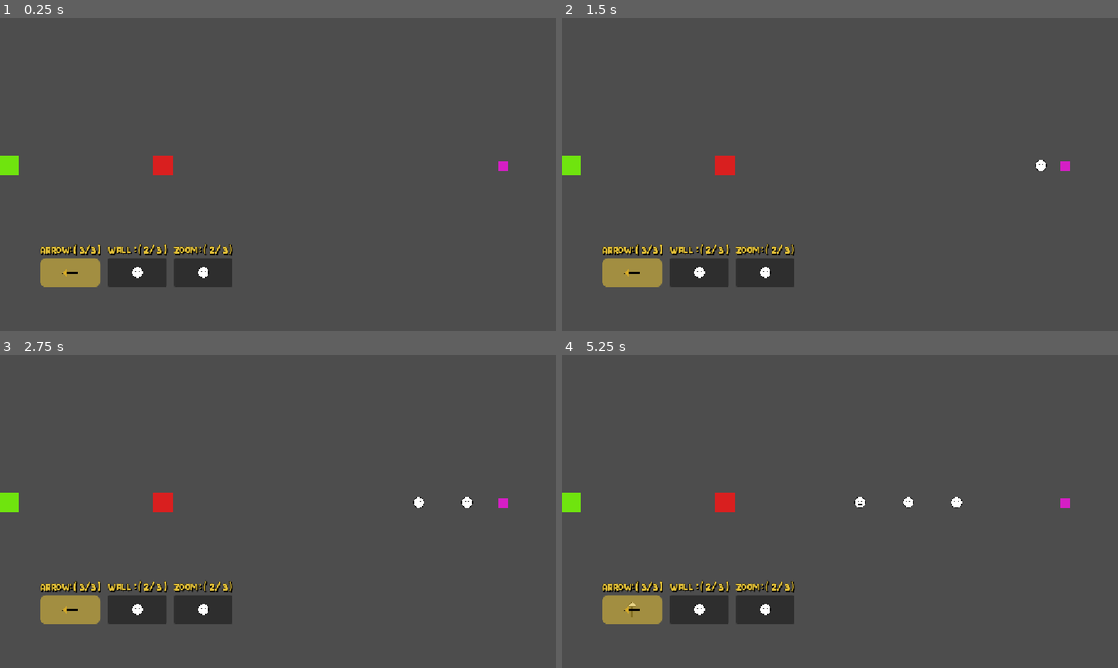
Above: before the commit, frames 1-4 (two rows, left to right).
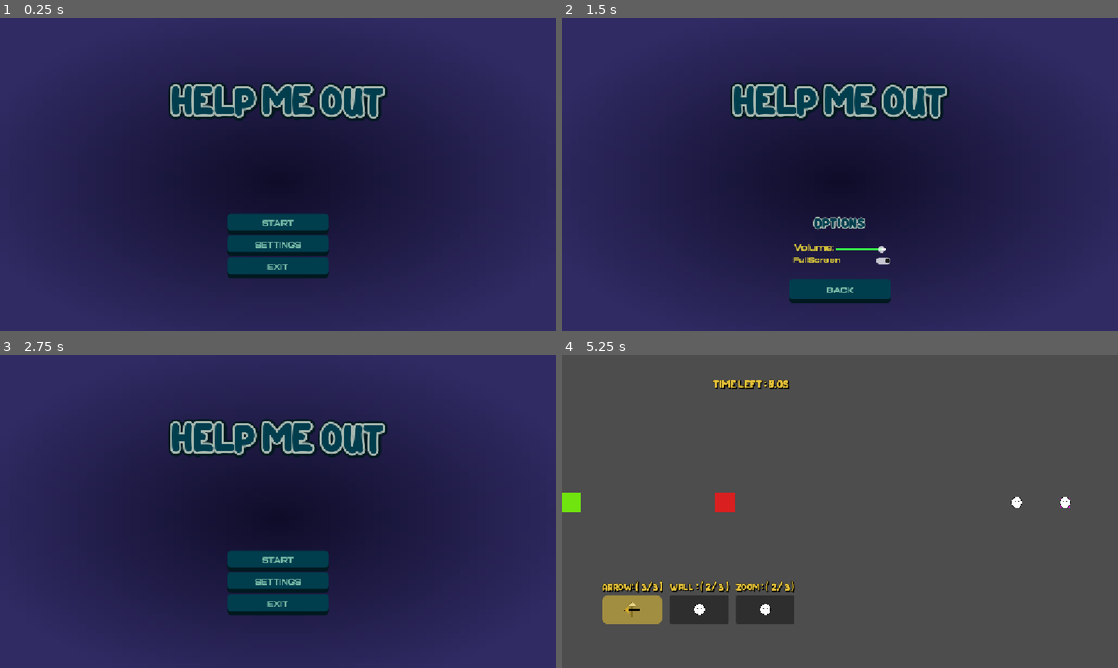
Above: after the commit, the same moments.

Repository: FAI8h/lil_guys_JAM1
Game: Godot game, scene res://scenes/game/main_menu.tscn
Two runs of this game, one before a commit and one after it. Both use one fixed random seed, a clock stepped at 60 frames per second and the inputs below. Before the commit the project starts from res://scenes/game/game_world.tscn.
Inputs (mouse positions are in pixels of both pictures, inside the frame that each line leads up to):
- Up to frame 1 (0.25 s): no input
- Up to frame 2 (1.5 s): click (840, 246) at 0.5 s, where only the run after the commit has a clickable "SETTINGS"; click (840, 262) at 1.25 s, where only the run after the commit has a clickable "FullScreen"
- Up to frame 3 (2.75 s): click (278, 630) at 2 s, where only the run after the commit has a clickable "BACK"
- Up to frame 4 (5.25 s): click (840, 561) at 2.75 s, where only the run after the commit has a clickable "START"; move the mouse to (634, 608) at 3.52 s; hold E (rotate_right) 3.53-4.28 s; click (634, 608) at 3.67 s; move the mouse to (634, 608) at 4.27 s; hold Q (rotate_left) 4.28-5.03 s; click (634, 608) at 4.42 s; hold E (rotate_right) from 5.03 s (still down); click (634, 608) at 5.17 s

The runs differ from the first frame. In frame 1, 100% of the frame differs, in the area x 0-100%, y 0-100%; in frame 2, 100%; in frame 3, 100%; in frame 4, 0.6%.

Commit message:
feat: Add new level (lvl_4) and enhance game mechanics
- Introduced lvl_4.tres and corresponding scene (lvl_4.tscn) with new resources and scripts.
- Updated level configurations for lvl_1, lvl_2, and lvl_3 to include boost chance and multipliers.
- Added audio manager scene and integrated background music.
- Implemented pause menu functionality and transition effects.
- Enhanced HUD to display remaining time and updated game manager to handle level timing.
- Refactored event bus to include new signals for level time updates and pause state changes.
- Updated arrow behavior to utilize dynamic boost values based on level configurations.

Diff:
--- a/assets/resources/lvl_1.tres
+++ b/assets/resources/lvl_1.tres
@@ -12,5 +12,6 @@
 
 [resource]
 script = ExtResource("3_rs680")
+boost_chance = 0.7
 placeablea_allowance = Array[ExtResource("1_xhqb4")]([SubResource("Resource_evuc2")])
 metadata/_custom_type_script = "uid://4107dwnxwxmq"
--- a/assets/resources/lvl_2.tres
+++ b/assets/resources/lvl_2.tres
@@ -14,4 +14,7 @@
 script = ExtResource("1_ui08l")
 max_unit_spawn = 5
 placeablea_allowance = Array[ExtResource("1_s6n61")]([SubResource("Resource_qsy4q")])
+time_limit = 20.0
+boost_multiplier = 3.0
+boost_chance = 0.5
 metadata/_custom_type_script = "uid://4107dwnxwxmq"
--- a/assets/resources/lvl_3.tres
+++ b/assets/resources/lvl_3.tres
@@ -15,4 +15,7 @@
 max_unit_spawn = 7
 spawn_interval = 0.7
 placeablea_allowance = Array[ExtResource("1_04728")]([SubResource("Resource_f7v06")])
+time_limit = 20.0
+boost_multiplier = 3.0
+boost_chance = 0.7
 metadata/_custom_type_script = "uid://4107dwnxwxmq"
--- /dev/null
+++ b/assets/resources/lvl_4.tres
@@ -0,0 +1,21 @@
+[gd_resource type="Resource" script_class="LevelDate" format=3 uid="uid://bx0vn8b1s6s17"]
+
+[ext_resource type="Script" uid="uid://8726qtjg672o" path="res://scripts/game/placeable_allowance.gd" id="1_ay7fa"]
+[ext_resource type="Resource" uid="uid://csjhflqtqinfb" path="res://assets/resources/arrow.tres" id="2_jvaj5"]
+[ext_resource type="Script" uid="uid://4107dwnxwxmq" path="res://scripts/game/level_data.gd" id="3_oghre"]
+
+[sub_resource type="Resource" id="Resource_ig2ip"]
+script = ExtResource("1_ay7fa")
+item = ExtResource("2_jvaj5")
+max_arrow = 3
+metadata/_custom_type_script = "uid://8726qtjg672o"
+
+[resource]
+script = ExtResource("3_oghre")
+max_unit_spawn = 5
+spawn_interval = 0.5
+time_limit = 20.0
+boost_multiplier = 3.0
+boost_chance = 0.5
+placeablea_allowance = Array[ExtResource("1_ay7fa")]([SubResource("Resource_ig2ip")])
+metadata/_custom_type_script = "uid://4107dwnxwxmq"
--- /dev/null
+++ b/default_bus_layout.tres
@@ -0,0 +1,15 @@
+[gd_resource type="AudioBusLayout" format=3 uid="uid://dmm6f6ujd6op"]
+
+[resource]
+bus/1/name = &"Music"
+bus/1/solo = false
+bus/1/mute = false
+bus/1/bypass_fx = false
+bus/1/volume_db = 0.0
+bus/1/send = &"Master"
+bus/2/name = &"Sfx"
+bus/2/solo = false
+bus/2/mute = false
+bus/2/bypass_fx = false
+bus/2/volume_db = 0.0
+bus/2/send = &"Master"
--- a/project.godot
+++ b/project.godot
@@ -11,13 +11,18 @@
 [application]
 
 config/name="lil_guys_1"
-run/main_scene="uid://d065e3x3qk6i"
+run/main_scene="uid://d2f3w0dptvn27"
 config/features=PackedStringArray("4.7", "GL Compatibility")
+
+[audio]
+
+buses/default_bus_layout="uid://dmm6f6ujd6op"
 
 [autoload]
 
 EventBus="*uid://cnnui5ap3tc8j"
 PlacementManager="*uid://bodnmle7qsljh"
+Transition="*uid://33tl2bcde26s"
 
 [display]
 
@@ -50,6 +55,11 @@
 "events": [Object(InputEventMouseButton,"resource_local_to_scene":false,"resource_name":"","device":-1,"window_id":0,"a …(258 unchanged characters)…
 ]
 }
+pause={
+"deadzone": 0.2,
+"events": [Object(InputEventKey,"resource_local_to_scene":false,"resource_name":"","device":-1,"window_id":0,"alt_pressed":false,"shift_pressed":false,"ctrl_pressed":false,"meta_pressed":false,"pressed":false,"keycode":0,"physical_keycode":80,"key_label":0,"unicode":112,"location":0,"echo":false,"script":null)
+]
+}
 
 [layer_names]
 
--- /dev/null
+++ b/scenes/game/audio_manager.tscn
@@ -0,0 +1,12 @@
+[gd_scene format=3 uid="uid://ddjcnbcm7jbta"]
+
+[ext_resource type="AudioStream" uid="uid://c2g7gaipx31at" path="res://assets/sounds/freesound_community-gamemusic-6082.mp3" id="1_g8j6g"]
+
+[node name="AudioManager" type="Node" unique_id=1462012020]
+
+[node name="MusicPlayer" type="AudioStreamPlayer2D" parent="." unique_id=1755181077]
+stream = ExtResource("1_g8j6g")
+autoplay = true
+bus = &"Music"
+playback_type = 1
+parameters/looping = true
--- a/scenes/game/game_over.tscn
+++ b/scenes/game/game_over.tscn
@@ -52,8 +52,9 @@
 alignment = 1
 
 [node name="Restart" type="Button" parent="Panel/VBoxContainer" unique_id=1848297558]
+process_mode = 3
 layout_mode = 2
-text = "RESTART"
+text = "RETRY"
 
 [node name="MainMenu" type="Button" parent="Panel/VBoxContainer" unique_id=1726226571]
 layout_mode = 2
--- a/scenes/game/game_world.tscn
+++ b/scenes/game/game_world.tscn
@@ -1,23 +1,30 @@
 [gd_scene format=3 uid="uid://d065e3x3qk6i"]
 
 [ext_resource type="PackedScene" uid="uid://vg4qolkmmmek" path="res://scenes/game/levels.tscn" id="1_x1dlf"]
+[ext_resource type="PackedScene" uid="uid://ddjcnbcm7jbta" path="res://scenes/game/audio_manager.tscn" id="1_yeg30"]
 [ext_resource type="Script" uid="uid://b2p7nep1ctk7h" path="res://scripts/game/spawn_manager.gd" id="2_1dopo"]
 [ext_resource type="Script" uid="uid://b6m87ns88bvs6" path="res://scripts/game/scene_manager.gd" id="3_1dopo"]
 [ext_resource type="Script" uid="uid://cx1shkhh350yk" path="res://scripts/game/game_manager.gd" id="3_60nf8"]
 [ext_resource type="PackedScene" uid="uid://b1p8w6nxuv26t" path="res://scenes/game/hud.tscn" id="4_5livc"]
-[ext_resource type="Script" uid="uid://dauggmwkywvv1" path="res://scripts/UI/ui.gd" id="5_60nf8"]
+[ext_resource type="PackedScene" uid="uid://bl6x6fs80hevx" path="res://scenes/game/pause_menu.tscn" id="7_yeg30"]
 
 [node name="GameWorld" type="Node2D" unique_id=1272504983]
+process_mode = 1
+
+[node name="AudioManager" parent="." unique_id=1462012020 instance=ExtResource("1_yeg30")]
 
 [node name="Managers" type="Node" parent="." unique_id=990333646 groups=["Managers"]]
 
 [node name="GameManager" type="Node" parent="Managers" unique_id=1246112097]
 script = ExtResource("3_60nf8")
 
-[node name="SceneManager" type="Node" parent="Managers" unique_id=1914802289 node_paths=PackedStringArray("levels_node", "spawn_manager", "transition")]
+[node name="LevelTimer" type="Timer" parent="Managers/GameManager" unique_id=736515166]
+
+[node name="SceneManager" type="Node" parent="Managers" unique_id=1914802289 node_paths=PackedStringArray("levels_node", "spawn_manager", "game_manager", "transition")]
 script = ExtResource("3_1dopo")
 levels_node = NodePath("../../Levels")
 spawn_manager = NodePath("../SpawnManager")
+game_manager = NodePath("../GameManager")
 transition = NodePath("../../UI")
 
 [node name="SpawnManager" type="Node2D" parent="Managers" unique_id=1766391979]
@@ -29,13 +36,10 @@
 
 [node name="Objects" type="Node2D" parent="." unique_id=1364783593 groups=["Objects"]]
 
-[node name="UI" type="CanvasLayer" parent="." unique_id=1755873656]
-script = ExtResource("5_60nf8")
-
-[node name="ColorRect" type="ColorRect" parent="UI" unique_id=1138668359]
-visible = false
-offset_right = 1152.0
-offset_bottom = 648.0
-color = Color(0, 0, 0, 1)
+[node name="UI" type="CanvasLayer" parent="." unique_id=1755873656 groups=["UI"]]
+process_mode = 3
 
 [node name="HUD" parent="UI" unique_id=1754857177 instance=ExtResource("4_5livc")]
+
+[node name="PauseMenu" parent="UI" unique_id=1342712507 node_paths=PackedStringArray("game_manager") instance=ExtResource("7_yeg30")]
+game_manager = NodePath("../../Managers/GameManager")
--- a/scenes/game/hud.tscn
+++ b/scenes/game/hud.tscn
@@ -41,6 +41,19 @@
 mouse_filter = 2
 theme = ExtResource("2_3k67c")
 theme_override_styles/panel = SubResource("StyleBoxEmpty_rd67q")
+
+[node name="Label" type="Label" parent="Panel" unique_id=1578718657]
+layout_mode = 1
+anchors_preset = 5
+anchor_left = 0.5
+anchor_right = 0.5
+offset_left = -260.5
+offset_top = 44.0
+offset_right = -108.5
+offset_bottom = 73.0
+grow_horizontal = 2
+theme_override_font_sizes/font_size = 18
+text = "time left  :  10.0s"
 
 [node name="HBoxContainer" type="HBoxContainer" parent="Panel" unique_id=2121919010]
 layout_mode = 1
--- /dev/null
+++ b/scenes/game/lvl_4.tscn
@@ -0,0 +1,22 @@
+[gd_scene format=3 uid="uid://dg6yaagmcdsav"]
+
+[ext_resource type="PackedScene" uid="uid://b6njs55m7itn" path="res://scenes/game/death.tscn" id="1_ada4r"]
+[ext_resource type="Script" uid="uid://c4k4c46xayijj" path="res://scripts/game/lvl_4.gd" id="1_b8et3"]
+[ext_resource type="PackedScene" uid="uid://blw2qeln2m1hr" path="res://scenes/game/exit.tscn" id="2_b8et3"]
+[ext_resource type="Resource" uid="uid://bx0vn8b1s6s17" path="res://assets/resources/lvl_4.tres" id="2_ig2ip"]
+[ext_resource type="PackedScene" uid="uid://b3k2otqi5cui4" path="res://scenes/game/spawn.tscn" id="3_ig2ip"]
+
+[node name="lvl_4" type="Node2D" unique_id=1040223441]
+script = ExtResource("1_b8et3")
+data = ExtResource("2_ig2ip")
+metadata/_edit_horizontal_guides_ = [324.0, 0.0, 650.0]
+metadata/_edit_vertical_guides_ = [576.0, 0.0, 1152.0]
+
+[node name="Death" parent="." unique_id=1326901333 instance=ExtResource("1_ada4r")]
+position = Vector2(1132, 628)
+
+[node name="Exit" parent="." unique_id=344729690 instance=ExtResource("2_b8et3")]
+position = Vector2(20, 20)
+
+[node name="Spawn" parent="." unique_id=1128879592 instance=ExtResource("3_ig2ip")]
+position = Vector2(576, 324)
--- a/scenes/game/main_menu.tscn
+++ b/scenes/game/main_menu.tscn
@@ -235,6 +235,9 @@
 grow_vertical = 0
 text = "BACK"
 
+[connection signal="pressed" from="MainButtons/VBoxContainer/Start" to="." method="_on_start_pressed"]
 [connection signal="pressed" from="MainButtons/VBoxContainer/Settings" to="." method="_on_settings_pressed"]
+[connection signal="pressed" from="MainButtons/VBoxContainer/Exit" to="." method="_on_exit_pressed"]
+[connection signal="value_changed" from="Options/VBoxContainer/HBoxContainer/HSlider" to="." method="_on_h_slider_value_changed"]
 [connection signal="toggled" from="Options/VBoxContainer/FullScreen" to="." method="_on_full_screen_toggled"]
 [connection signal="pressed" from="Options/Back" to="." method="_on_back_pressed"]
--- /dev/null
+++ b/scenes/game/pause_menu.tscn
@@ -0,0 +1,97 @@
+[gd_scene format=3 uid="uid://bl6x6fs80hevx"]
+
+[ext_resource type="Script" uid="uid://c3povpmtcd3c5" path="res://scripts/UI/pause_menu.gd" id="1_aj248"]
+
+[sub_resource type="StyleBoxFlat" id="StyleBoxFlat_61cmk"]
+bg_color = Color(0, 0.23921569, 0.3019608, 1)
+border_width_bottom = 8
+border_color = Color(0, 0.09411765, 0.12156863, 1)
+corner_radius_top_left = 8
+corner_radius_top_right = 8
+corner_radius_bottom_right = 8
+corner_radius_bottom_left = 8
+
+[sub_resource type="StyleBoxFlat" id="StyleBoxFlat_aj248"]
+bg_color = Color(0, 0.23921569, 0.3019608, 1)
+border_width_bottom = 8
+border_color = Color(0, 0.0959314, 0.12109375, 1)
+corner_radius_top_left = 8
+corner_radius_top_right = 8
+corner_radius_bottom_right = 8
+corner_radius_bottom_left = 8
+
+[sub_resource type="StyleBoxFlat" id="StyleBoxFlat_k8vbq"]
+bg_color = Color(0, 0.23921569, 0.3019608, 1)
+border_width_top = 8
+border_color = Color(0.8, 0.8, 0.8, 0)
+corner_radius_top_left = 8
+corner_radius_top_right = 8
+corner_radius_bottom_right = 8
+corner_radius_bottom_left = 8
+
+[sub_resource type="Theme" id="Theme_qsy4q"]
+Button/colors/font_color = Color(0.875, 0.875, 0.875, 1)
+Button/colors/font_hover_color = Color(0.95, 0.95, 0.95, 1)
+Button/colors/font_pressed_color = Color(1, 1, 1, 1)
+Button/font_sizes/font_size = 16
+Button/fonts/font = null
+Button/styles/hover = SubResource("StyleBoxFlat_61cmk")
+Button/styles/normal = SubResource("StyleBoxFlat_aj248")
+Button/styles/pressed = SubResource("StyleBoxFlat_k8vbq")
+
+[sub_resource type="StyleBoxFlat" id="StyleBoxFlat_0n058"]
+bg_color = Color(0.08235296, 0.13921571, 0.33333334, 1)
+skew = Vector2(18.86, -0.385)
+
+[node name="PauseMenu" type="Control" unique_id=1342712507]
+process_mode = 3
+layout_mode = 3
+anchors_preset = 15
+anchor_right = 1.0
+anchor_bottom = 1.0
+grow_horizontal = 2
+grow_vertical = 2
+script = ExtResource("1_aj248")
+
+[node name="Panel" type="Panel" parent="." unique_id=1894363221]
+process_mode = 3
+layout_mode = 1
+anchors_preset = 15
+anchor_right = 1.0
+anchor_bottom = 1.0
+grow_horizontal = 2
+grow_vertical = 2
+theme = SubResource("Theme_qsy4q")
+theme_override_styles/panel = SubResource("StyleBoxFlat_0n058")
+
+[node name="VBoxContainer" type="VBoxContainer" parent="Panel" unique_id=537614953]
+layout_mode = 1
+anchors_preset = 8
+anchor_left = 0.5
+anchor_top = 0.5
+anchor_right = 0.5
+anchor_bottom = 0.5
+offset_left = -90.99997
+offset_top = 56.339996
+offset_right = 91.0
+offset_bottom = 183.0
+grow_horizontal = 2
+grow_vertical = 2
+
+[node name="Resume" type="Button" parent="Panel/VBoxContainer" unique_id=1563349755]
+layout_mode = 2
+size_flags_vertical = 3
+text = "RESUME"
+
+[node name="Restart" type="Button" parent="Panel/VBoxContainer" unique_id=1496022822]
+layout_mode = 2
+size_flags_vertical = 3
+text = "RESTART"
+
+[node name="MainMenu" type="Button" parent="Panel/VBoxContainer" unique_id=820062881]
+layout_mode = 2
+size_flags_vertical = 3
+text = "MAIN MENU"
+
+[connection signal="pressed" from="Panel/VBoxContainer/Resume" to="." method="_on_resume_pressed"]
+[connection signal="pressed" from="Panel/VBoxContainer/Restart" to="." method="_on_restart_pressed"]
--- /dev/null
+++ b/scenes/game/transition.tscn
@@ -0,0 +1,15 @@
+[gd_scene format=3 uid="uid://33tl2bcde26s"]
+
+[ext_resource type="Script" uid="uid://b2674od0otbl7" path="res://scripts/UI/transition.gd" id="1_qnh4s"]
+
+[node name="Transition" type="CanvasLayer" unique_id=2000214957]
+layer = 100
+script = ExtResource("1_qnh4s")
+
+[node name="ColorRect" type="ColorRect" parent="." unique_id=20760071]
+anchors_preset = 15
+anchor_right = 1.0
+anchor_bottom = 1.0
+grow_horizontal = 2
+grow_vertical = 2
+color = Color(0, 0, 0, 1)
--- a/scenes/little_guy/little.tscn
+++ b/scenes/little_guy/little.tscn
@@ -4,7 +4,7 @@
 [ext_resource type="Texture2D" uid="uid://bolurpxtflsfk" path="res://assets/sprites/little_guys_2.png" id="1_xm2sl"]
 
 [sub_resource type="CircleShape2D" id="CircleShape2D_qsy4q"]
-radius = 4.0
+radius = 8.0
 
 [node name="Little" type="CharacterBody2D" unique_id=1088279221 groups=["Lil"]]
 collision_mask = 2
@@ -18,6 +18,7 @@
 shape = SubResource("CircleShape2D_qsy4q")
 
 [node name="VisibleOnScreenNotifier2D" type="VisibleOnScreenNotifier2D" parent="." unique_id=970296298]
+visible = false
 position = Vector2(14, 13)
 rect = Rect2(-14, -10, 1152, 648)
 
--- a/scripts/UI/hud.gd
+++ b/scripts/UI/hud.gd
@@ -1 +1,10 @@
 extends Control
+
+@onready var timer_label : Label = $Panel/Label
+
+func _ready() -> void:
+    EventBus.time_updated.connect(_update_timer_label)
+
+
+func _update_timer_label(seconds : float) -> void:
+    timer_label.text =  "time left : " + "%.1fs" % seconds
--- a/scripts/UI/main_menu.gd
+++ b/scripts/UI/main_menu.gd
@@ -3,12 +3,15 @@
 @onready var main_menu_buttons : VBoxContainer = $MainButtons/VBoxContainer
 @onready var settings : Panel = $Options
 
+var audio_bus_idx : int
+
 func _ready() -> void:
     main_menu_buttons.visible = true
     settings.visible = false
+    audio_bus_idx = AudioServer.get_bus_index("Music")
+
 
 func _on_settings_pressed() -> void:
-    print("Settings Pressed ...")
     main_menu_buttons.visible = false
     settings.visible = true
 
@@ -22,3 +25,19 @@
         DisplayServer.window_set_mode(DisplayServer.WINDOW_MODE_FULLSCREEN)
     else:
         DisplayServer.window_set_mode(DisplayServer.WINDOW_MODE_WINDOWED)
+
+
+
+func _on_h_slider_value_changed(value: float) -> void:
+    print("value : ", value)
+    var db := linear_to_db(value)
+    AudioServer.set_bus_volume_db(audio_bus_idx, db)
+
+
+func _on_start_pressed() -> void:
+    Transition.fade_out()
+    get_tree().change_scene_to_file("res://scenes/game/game_world.tscn")
+    Transition.fade_in(0.6)
+
+func _on_exit_pressed() -> void:
+    get_tree().quit()
--- /dev/null
+++ b/scripts/UI/pause_menu.gd
@@ -0,0 +1,21 @@
+extends Control
+@export var game_manager : GameManager
+var is_paused : bool
+
+func _ready() -> void:
+	process_mode = Node.PROCESS_MODE_ALWAYS
+	visible = false
+	EventBus.pause_changed.connect(_on_pause_changed)
+
+func _on_pause_changed(paused: bool) -> void:
+	visible = paused
+
+func _on_resume_button_pressed() -> void:
+	EventBus.pause_changed.emit()
+
+func _on_resume_pressed() -> void:
+	print("tree_paused")
+
+
+func _on_restart_pressed() -> void:
+	print("restart pressed")
--- /dev/null
+++ b/scripts/UI/transition.gd
@@ -0,0 +1,19 @@
+extends CanvasLayer
+
+@onready var color_rect: ColorRect = $ColorRect
+
+func _ready() -> void:
+	color_rect.modulate.a = 0.0
+	color_rect.mouse_filter = Control.MOUSE_FILTER_IGNORE
+
+func fade_out(duration : float = 0.4) -> void:
+	color_rect.mouse_filter = Control.MOUSE_FILTER_STOP
+	var tween := create_tween()
+	tween.tween_property(color_rect, "modulate:a", 1.0,duration)
+	await tween.finished
+
+func fade_in(duration: float = 0.6) -> void:
+	var tween := create_tween()
+	tween.tween_property(color_rect, "modulate:a", 0.0,duration)
+	await tween.finished
+	color_rect.mouse_filter = Control.MOUSE_FILTER_IGNORE
--- a/scripts/UI/ui.gd
+++ /dev/null
@@ -1,23 +0,0 @@
-extends CanvasLayer
-
-@onready var color_rect : ColorRect = $ColorRect
-var scene_to_load : String
-var color_rect_tween : Tween
-
-func change_scene_to(scene_path : String) -> void:
-	if color_rect_tween:
-		color_rect_tween.kill()
-
-	scene_to_load = scene_path
-	get_tree().paused = true
-
-	color_rect_tween = create_tween()
-	color_rect_tween.set_trans(Tween.TRANS_SINE)
-	color_rect_tween.tween_property(color_rect, "modulate:a", 1.0, 0.2)
-	color_rect_tween.tween_callback(_load_new_scene)
-	color_rect_tween.tween_property(color_rect, "modulate:a", 0.0, 0.4)
-
-
-func _load_new_scene() -> void:
-	get_tree().paused = false
-	get_tree().call_deferred("change_scene_to_file", scene_to_load)
--- a/scripts/game/event_bus.gd
+++ b/scripts/game/event_bus.gd
@@ -4,6 +4,11 @@
 signal lil_died(reason: String)
 signal level_completed
 signal max_unit(unit : int)
+signal pause_changed(pause : bool)
+
+signal level_time_up
+signal time_updated(seconds : float)
+signal level_stats(chance : float, multiplier : float)
 
 var selected_arrow : Area2D
 
--- a/scripts/game/game_manager.gd
+++ b/scripts/game/game_manager.gd
@@ -1,15 +1,48 @@
 extends Node
+class_name GameManager
 
 @onready var managers := get_parent()
 @onready var scene_manager := managers.get_node("SceneManager")
+
+@onready var level_timer : Timer = $LevelTimer
+#dev only
+@export var skip_to_lvl : int = 1
+@export var skip : bool = false
+var is_paused : bool = false
 
 func _ready() -> void:
 	call_deferred("_start_game")
 	EventBus.lil_died.connect(restart_level)
 	EventBus.level_completed.connect(update_level)
+	EventBus.pause_changed.connect(_toggle_pause)
+
+func _process(_delta: float) -> void:
+	if level_timer.time_left > 0:
+		EventBus.time_updated.emit(level_timer.time_left)
+
+
+
+func start_level_timer(duration : float) ->void:
+	if duration <= 0:
+		return
+	level_timer.wait_time = duration
+	level_timer.one_shot = true
+	level_timer.start()
+	print("timer started : ",level_timer.time_left)
+
+
+func stop_level_timer() -> void:
+	level_timer.stop()
+
+func _on_level_timer_timeout() -> void:
+	EventBus.level_time_up.emit()
 
 func _start_game()-> void:
-	scene_manager.load_level(1)
+	if not skip:
+		scene_manager.load_level(1)
+	else:
+		scene_manager.load_level(skip_to_lvl)
+
 
 func update_level() -> void:
 	scene_manager.load_level(scene_manager.current_level_id + 1)
@@ -17,3 +50,13 @@
 func restart_level(reason : String) -> void:
 	print(reason)
 	scene_manager.restart_level()
+
+func _unhandled_input(event: InputEvent) -> void:
+	if event.is_action_pressed("pause"):
+		_toggle_pause()
+
+
+func _toggle_pause() -> void:
+	is_paused = not is_paused
+	EventBus.pause_changed.emit(is_paused)
+	get_tree().paused = is_paused
--- a/scripts/game/level_data.gd
+++ b/scripts/game/level_data.gd
@@ -5,4 +5,7 @@
 
 @export var max_unit_spawn : int = 3
 @export var spawn_interval : float = 1.0
+@export var time_limit : float = 10.0
+@export var boost_multiplier : float = 1.5
+@export var boost_chance : float = 0.2
 @export var placeablea_allowance : Array[PlaceableAllowance] = []
--- /dev/null
+++ b/scripts/game/lvl_4.gd
@@ -0,0 +1,2 @@
+extends Node2D
+@export var data : LevelDate
--- a/scripts/game/placement_manager.gd
+++ b/scripts/game/placement_manager.gd
@@ -7,6 +7,13 @@
 var is_placing : bool = false
 var current_item : PlaceableItem = null
 var ghost_instance : Node2D = null
+var current_boost_chance : float
+var current_boost_multiplier : float
+var is_paused : bool = false
+
+func _ready() -> void:
+	EventBus.pause_changed.connect(func(p): is_paused = p)
+
 
 func register_item(item : PlaceableItem, max_count : int) -> void:
 	max_counts[item] = max_count
@@ -18,9 +25,14 @@
 func get_max(item : PlaceableItem) -> int:
 	return max_counts.get(item,0)
 
+func set_level_boost_stats(chance : float, multiplier : float) ->void:
+	current_boost_multiplier = multiplier
+	current_boost_chance = chance
+
 
 func start_placing(item : PlaceableItem) -> void:
-	print("start_placing called, remaining: ", get_remaining(item))
+	if is_paused:
+		return
 	if get_remaining(item) <= 0:
 		return
 	is_placing = true
@@ -49,9 +61,10 @@
 		ghost_instance.collision_layer = 2
 		ghost_instance.collision_mask = 1
 		ghost_instance.input_pickable = true
+	if ghost_instance.has_method("set_boost_value"):
+		ghost_instance.set_boost_value(current_boost_chance, current_boost_multiplier)
 
 	if ghost_instance.has_method("rool_boost"):
-		print("rolling boost")
 		ghost_instance.rool_boost()
 
 	remaining_counts[current_item] -= 1
--- a/scripts/game/scene_manager.gd
+++ b/scripts/game/scene_manager.gd
@@ -4,30 +4,39 @@
 
 @export var levels_node : Node2D
 @export var spawn_manager : SpawnManager
+@export var game_manager : GameManager
 
 @export var transition : CanvasLayer
 
 var current_level : Node2D
 var current_level_id : int
 
+const GAME_OVER_SCENE : String = "res://scenes/game/game_over.tscn"
+const PAUSE_MENU : String = "res://scenes/game/pause_menu.tscn"
+
+func _ready() -> void:
+	EventBus.pause_changed.connect(_on_pause_change)
+
+
 const LEVELS = {
 	1: "res://scenes/game/lvl_1.tscn",
 	2: "res://scenes/game/lvl_2.tscn",
 	3: "res://scenes/game/lvl_3.tscn",
+	4: "res://scenes/game/lvl_4.tscn",
 }
 
 const LEVEL_DATA = {
 	1: "res://assets/resources/lvl_1.tres",
 	2: "res://assets/resources/lvl_2.tres",
 	3: "res://assets/resources/lvl_3.tres",
+	4: "res://assets/resources/lvl_4.tres",
 }
 
 func load_level(id : int) -> void:
 	call_deferred("_do_load_level",id)
 
-
 func _do_load_level(id : int) -> void:
-	print("current lvl : ",id)
+	await Transition.fade_out()
 	_clear_previous_level()
 	current_level_id = id
 
@@ -37,6 +46,8 @@
 
 	var level_data := load(LEVEL_DATA[id]) as LevelDate
 	_configure_level(level_data)
+
+	await Transition.fade_in()
 
 func _clear_previous_level() -> void:
 	if current_level:
@@ -48,7 +59,6 @@
 		unit.queue_free()
 
 	for unit in get_tree().get_first_node_in_group("Units").get_children():
-		print("unit : ", unit)
 		unit.queue_free()
 
 	PlacementManager.clear_all()
@@ -59,13 +69,16 @@
 func _configure_level(level_data : LevelDate) -> void:
 	for allowance in level_data.placeablea_allowance:
 		PlacementManager.register_item(allowance.item, allowance.max_arrow)
-
+	PlacementManager.set_level_boost_stats(level_data.boost_chance, level_data.boost_multiplier)
 	if spawn_manager:
 		var spawn_marker := current_level.get_node("Spawn")
 		spawn_manager.set_spawn_point(spawn_marker)
 		spawn_manager.max_unit_spawn = level_data.max_unit_spawn
 		spawn_manager.spawn_interval = level_data.spawn_interval
 		spawn_manager.start_spawning()
+
+	if game_manager:
+		game_manager.start_level_timer(level_data.time_limit)
 
 		#exit
 	call_deferred("_emit_max_unit",level_data.max_unit_spawn)
@@ -79,3 +92,17 @@
 		push_warning("SceneManager: no level currently loaded to restart")
 		return
 	load_level(current_level_id)
+
+func _on_game_over(_won : bool) -> void:
+	await Transition.fade_out()
+
+func _on_pause_change(pause : bool) -> void:
+	if pause:
+		await Transition.fade_out()
+		get_tree().paused = true
+		get_tree().change_scene_to_file(PAUSE_MENU)
+		Transition.fade_in()
+	else:
+		await Transition.fade_out()
+		get_tree().paused = false
+		Transition.fade_in()
--- a/scripts/little_guy/arrow.gd
+++ b/scripts/little_guy/arrow.gd
@@ -3,15 +3,20 @@
 enum Direction  {UP, RIGHT, DOWN, LEFT}
 @export var choose_dir : Direction = Direction.UP
 
-@export var boost_chance : float = 0.5
-@export var boost_multiplier : float = 1.5
+var boost_chance : float
+var boost_multiplier : float
 var is_boost : bool = false
 
 var pointing_dir : Vector2
 var is_selected : bool = false
 
 func _ready() -> void:
+	EventBus.level_stats.connect(set_boost_value)
 	_set_dir_rotation()
+
+func set_boost_value(chance : float = 0.2, multiplier : float = 1.5) ->void:
+	boost_chance = chance
+	boost_multiplier = multiplier
 
 func rool_boost() -> void:
 	is_boost = randf() < boost_chance
@@ -52,7 +57,7 @@
 		print(self.rotation)
 		if body.has_method("change_dir"):
 			body.change_dir(pointing_dir)
-		if body.has_method("apply_boost"):
+		if is_boost and body.has_method("apply_boost"):
 			body.apply_boost(boost_multiplier)
 
 
Not shown, added: assets/sounds/freesound_community-gamemusic-6082.mp3.import
Not shown, added: scripts/UI/pause_menu.gd.uid
Not shown, added: scripts/UI/transition.gd.uid
Not shown, removed: scripts/UI/ui.gd.uid
Not shown, added: scripts/game/lvl_4.gd.uid
Not shown, added: assets/sounds/freesound_community-gamemusic-6082.mp3
